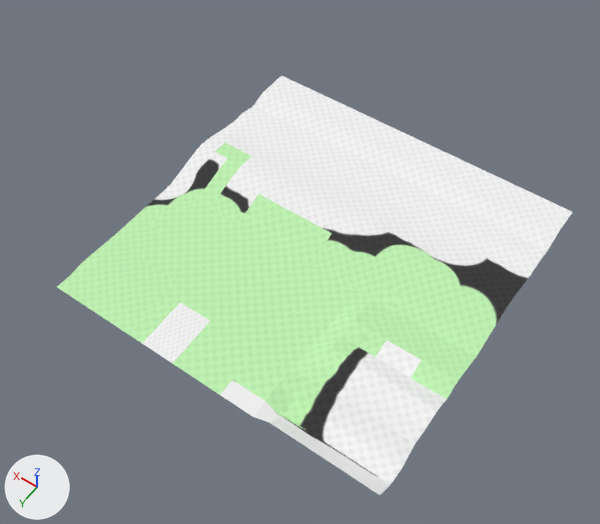
An edit to the FBX model client/Norumac2/Client/Resource/Mesh/town24.FBX, drawn before and after from the same camera.
The view is the same before and after, from a camera (50 mm lens) standing at (-77.5, 118.4, 145.6) and looking at (1.2, 8.3, -27.5). Every picture has the same lights, and +X, +Y and +Z are marked at lower left. Where no turn or scale is listed for an object, it has been applied to the vertices.
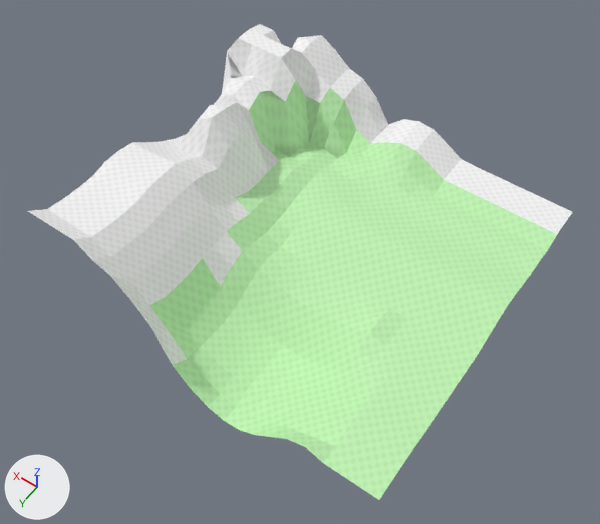
Where the change shows, as pixel boxes (x1, y1, x2, y2) in the pictures (600 x 524 px; the box of a moved part takes in the faces that stretch with it):
'Object010', reshaped, surface changed (14% taller)
    before: (57, 76, 572, 495)
    after: (28, 24, 572, 500)
part 1 of me_mesh, moved or reshaped
    before: (57, 76, 477, 495)
    after: (28, 24, 477, 500)
part 2 of me_mesh, surface changed
    both: (288, 167, 572, 340)

Diff of the bpy script that builds the scene:
```diff
--- a/client/Norumac2/Client/Resource/Mesh/town24.FBX.py
+++ b/client/Norumac2/Client/Resource/Mesh/town24.FBX.py
@@ me_mesh @@
 # used by ob_object010; location = (0.0, 0.0, 0.0)
-me_mesh.from_pydata(...)  # 441 vertices, 400 faces; spans x -50.0..50.0, y -50.0..50.0, z -32.7..-26.6
+me_mesh.from_pydata(...)  # 441 vertices, 400 faces; spans x -50.0..50.0, y -50.0..50.0, z -44.7..-0.8
+# me_mesh part 1: 328 of 441 vertices moved; they spanned x -50.0..50.0, y -50.0..50.0, z -32.7..-26.6 and now span x -50.0..50.0, y -50.0..50.0, z -44.7..-0.8; mean shift (0.0, 0.0, 6.9); largest move (35.0, 50.0, -31.1) -> (35.0, 50.0, -1.0)
+# me_mesh part 2: texture (UV) coordinates of 400 of 400 faces, centred in x -47.5..47.5, y -47.5..47.5, z -32.5..-26.8, changed; they spanned u 0.05..0.94, v 0.06..0.97 and now span u 0.02..0.96, v 0.04..0.97
 me_mesh.materials.append(mat_08___default)
```
